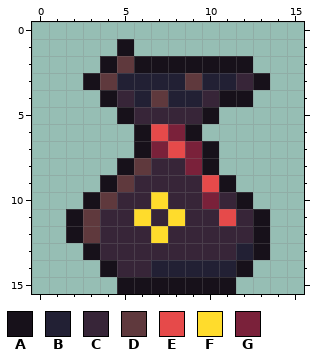
One commit to this pixel-art file: Resources/Sprites/Items/rune_bundle.aseprite. Above: the version before the commit.
16x16 pixels, 1 frame.
Palette (. is transparent): A #17111a  B #222034  C #372538  D #5f393d  E #e64a4a  F #ffdc2c  G #7a213a
Pixels before, first column x 2:
 1 ...A........
 2 ..ADAAAAAAA.
 3 .ADBBBBDBBCA
 4 ..ACBDBBCAA.
 5 ...ACCCCA...
 6 ....AEGA....
 7 ....AGEGA...
 8 ...ADCCGA...
 9 ..ADCCCCEA..
10 .ADCCFCCGCA.
11 ADCCFCFCCECA
12 ADCCCFCCCCCA
13 .ACCCCCCCCBA
14 ..ACCBBBBBA.
15 ...AAAAAAA..
After:
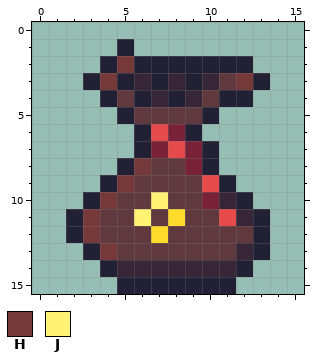
Colours new in this view: H #753939  J #fff275
Change:
Changed rows in their new state; - is an unchanged pixel.
first column x 2:
 1 ---B--------
 2 --BHBBBBBBB-
 3 -BH-C-CBCDHB
 4 --BD-C-CDBB-
 5 ---BDDDDB---
 6 ----B--B----
 7 ----B---B---
 8 ---BHDD-B---
 9 --BHDDDD-B--
10 -BHDDJDD--B-
11 BHDDJD-DD--B
12 BHDDD-DDDDDB
13 -BHDDDDDDDCB
14 --B--CCCCCB-
15 ---BBBBBBB--
